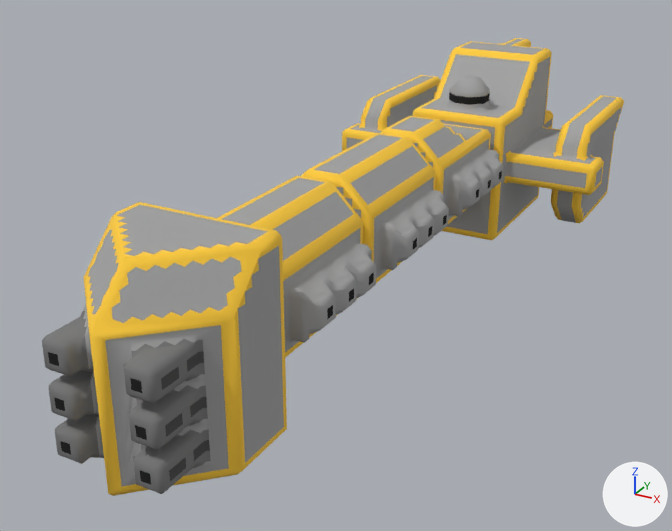
The OBJ model src/jsMain/resources/meshes/mechyrdia-5-mechyrdia-class.obj, before and after one commit.
Before and after are seen from a 50 mm lens placed at (44.5, -91.8, -31.1), pointed at (-3.2, -5.1, -74.4). Arrows for +X, +Y and +Z are at lower right; the lights stay in place. Where no turn or scale is listed for an object, it has been applied to the vertices.

The scene before the commit, as lines of its bpy script (objects in view):
```python
me_mechyrdia_5_mechyrdia_class = bpy.data.meshes.new('mechyrdia-5-mechyrdia-class')
me_mechyrdia_5_mechyrdia_class.from_pydata(...)  # 2912 vertices, 5407 faces; spans x -18.5..18.5, y -48.0..48.0, z -79.3..-56.3
me_mechyrdia_5_mechyrdia_class.materials.append(mat_mechyrdia_5_mechyrdia_class)
ob_mechyrdia_5_mechyrdia_class = bpy.data.objects.new('mechyrdia-5-mechyrdia-class', me_mechyrdia_5_mechyrdia_class)
ob_mechyrdia_5_mechyrdia_class.location = (0.0, 0.0, 0.0)
```
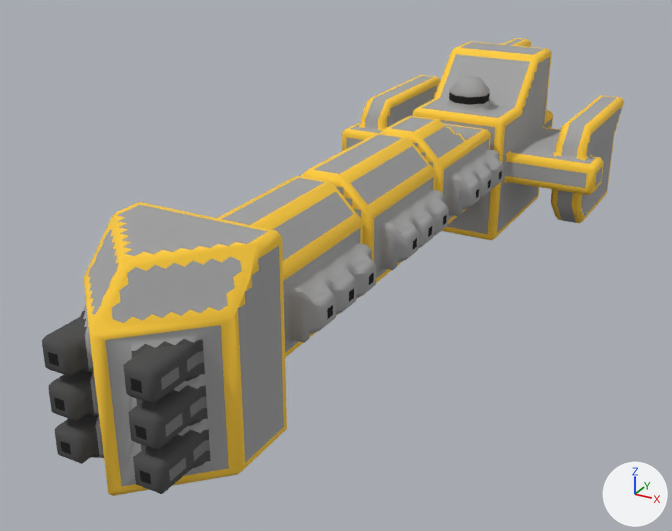
The newer file is also turned or shifted as a whole; pictures and numbers use the older file's frame.

Boxes (x1, y1, x2, y2) around the edits, measured in the pictures (672 x 531 px; the box of a moved part takes in the faces that stretch with it):
part 1 of me_mechyrdia_5_mechyrdia_class, moved or reshaped
    before: (83, 257, 235, 427)
    after: (93, 216, 256, 496)
part 2 of me_mechyrdia_5_mechyrdia_class, surface changed
    both: (42, 311, 211, 494)

Patch to the scene script:
```diff
--- a/src/jsMain/resources/meshes/mechyrdia-5-mechyrdia-class.obj.py
+++ b/src/jsMain/resources/meshes/mechyrdia-5-mechyrdia-class.obj.py
@@ me_mechyrdia_5_mechyrdia_class @@
 # used by ob_mechyrdia_5_mechyrdia_class; location = (0.0, 0.0, 0.0)
-me_mechyrdia_5_mechyrdia_class.from_pydata(...)  # 2912 vertices, 5407 faces; spans x -18.5..18.5, y -48.0..48.0, z -79.3..-56.3
+me_mechyrdia_5_mechyrdia_class.from_pydata(...)  # 2913 vertices, 5418 faces; spans x -18.5..18.5, y -48.0..48.0, z -79.3..-56.3
+# me_mechyrdia_5_mechyrdia_class part 1: 1 vertex moved from x -4.5, y -43.5, z -67.8 to x -4.0, y -44.0, z -67.8; 10 vertices removed from x -4.0..6.7, y -45.2..-38.5, z -72.1..-59.1; 12 vertices added at x -6.0..7.5, y -47.0..-37.5, z -76.8..-58.3
+# me_mechyrdia_5_mechyrdia_class part 2: 401 kept faces spanning x -5.8..5.7, y -48.0..-42.2, z -75.7..-64.0 get new texture (UV) coordinates
 me_mechyrdia_5_mechyrdia_class.materials.append(mat_mechyrdia_5_mechyrdia_class)
```
